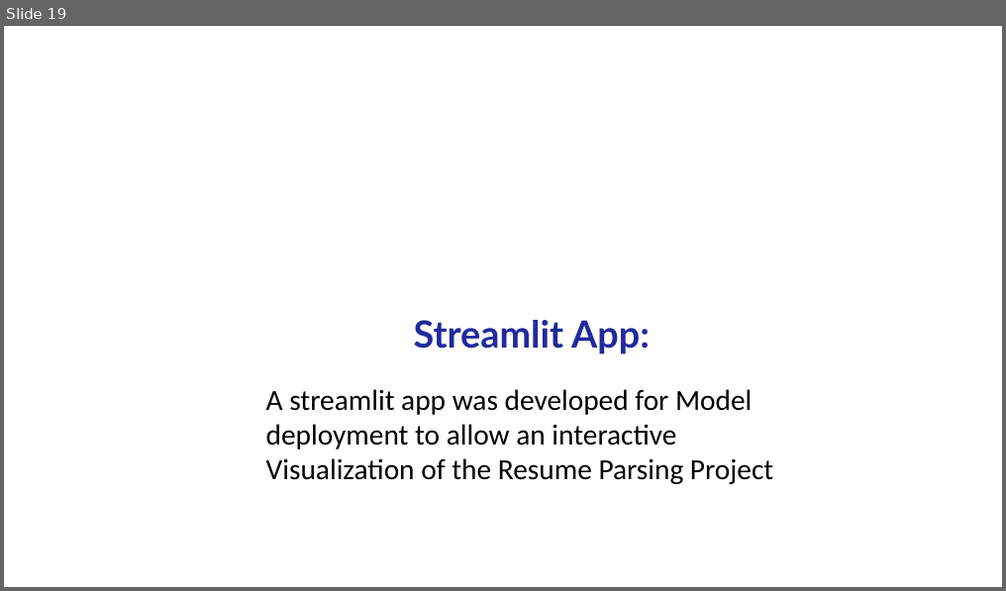
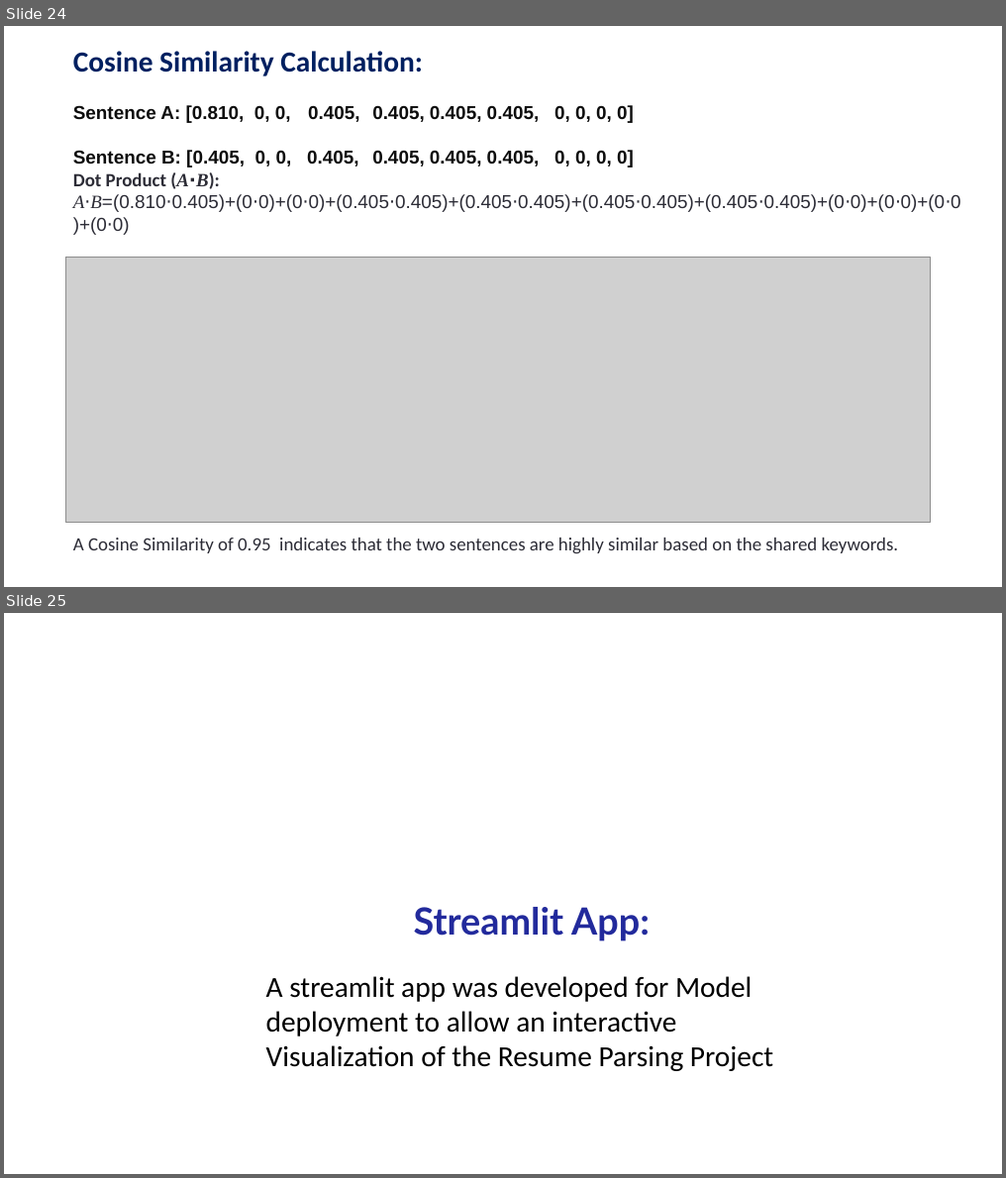
Before and after one commit to mk7890/Resume-Parsing-System, a slide deck: ResumeParserSystem_Presentation.pptx. Shown one above the other, each under a label of ours: slide 19 before the commit, slides 24 and 25 after it. The pictures are 1006x591 and 1006x1178 pixels, drawn with LibreOffice and Linux fonts; fonts in the diff are those of the drawing; grey boxes stand for pictures; background and template pictures are left out. Boxes give left, top, right and bottom in pixels: in the first picture for what was removed or moved away, otherwise in the second. Text is boxed around its words. In the diff, an @@ line names an element or a change of style, - is before the commit and + after.

```diff
--- a/ResumeParserSystem_Presentation.pptx
+++ b/ResumeParserSystem_Presentation.pptx
@@ slide 24 added at <box>4,26,1002,587</box>, background #FFFFFF @@
@@ text added at <box>73,51,961,235</box>, 18 pt, text #2C2C36 @@
+Cosine Similarity Calculation:
+Sentence A: [0.810, 0, 0, 0.405, 0.405, 0.405, 0.405, 0, 0, 0, 0]
+Sentence B: [0.405, 0, 0, 0.405, 0.405, 0.405, 0.405, 0, 0, 0, 0]
+Dot Product (A⋅B):
+A⋅B=(0.810⋅0.405)+(0⋅0)+(0⋅0)+(0.405⋅0.405)+(0.405⋅0.405)+(0.405⋅0.405)+(0.405⋅0.405)+(0⋅0)+(0⋅0)+(0⋅0)+(0⋅0)
+A⋅B=0.328+0+0+0.164+0.164+0.164+0.164=0.984
@@ picture added at <box>66,258,931,523</box> @@
@@ text added at <box>73,538,899,555</box>, 18 pt, text #2C2C36 @@
+A Cosine Similarity of 0.95 indicates that the two sentences are highly similar based on the shared keywords.
@@ what was slide 19 is now slide 25 @@
```
Also in this commit, not shown: 9 slides changed, 15 other slides added, 10 slides removed.
